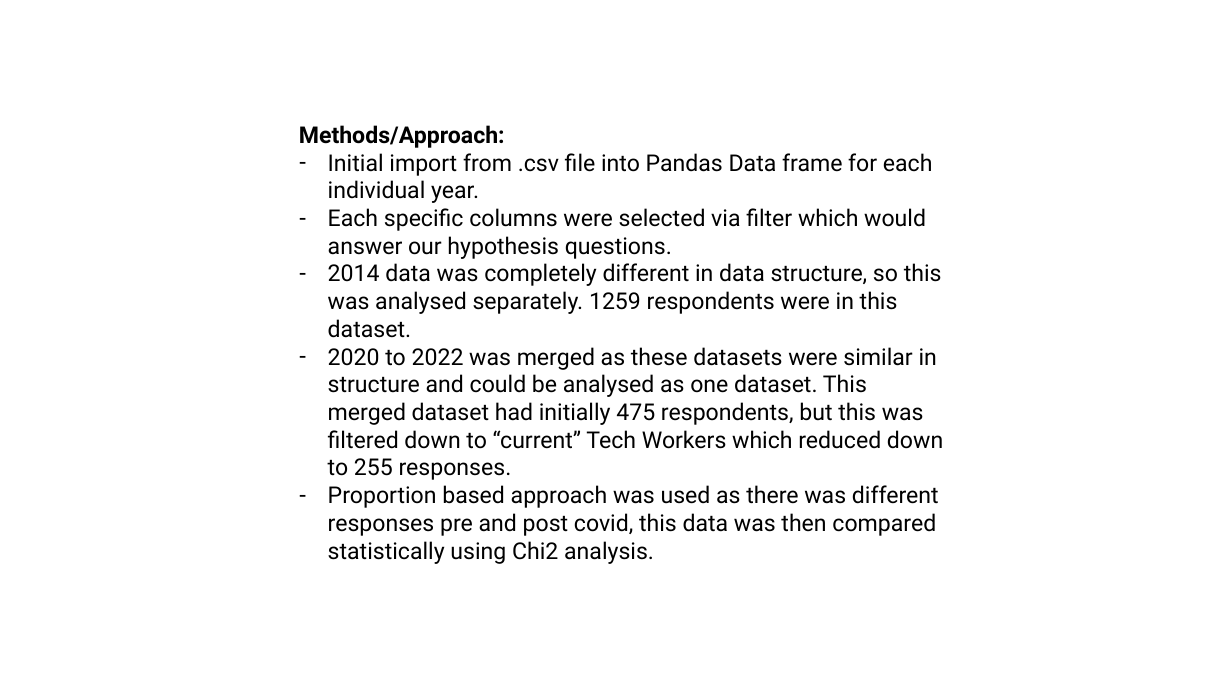
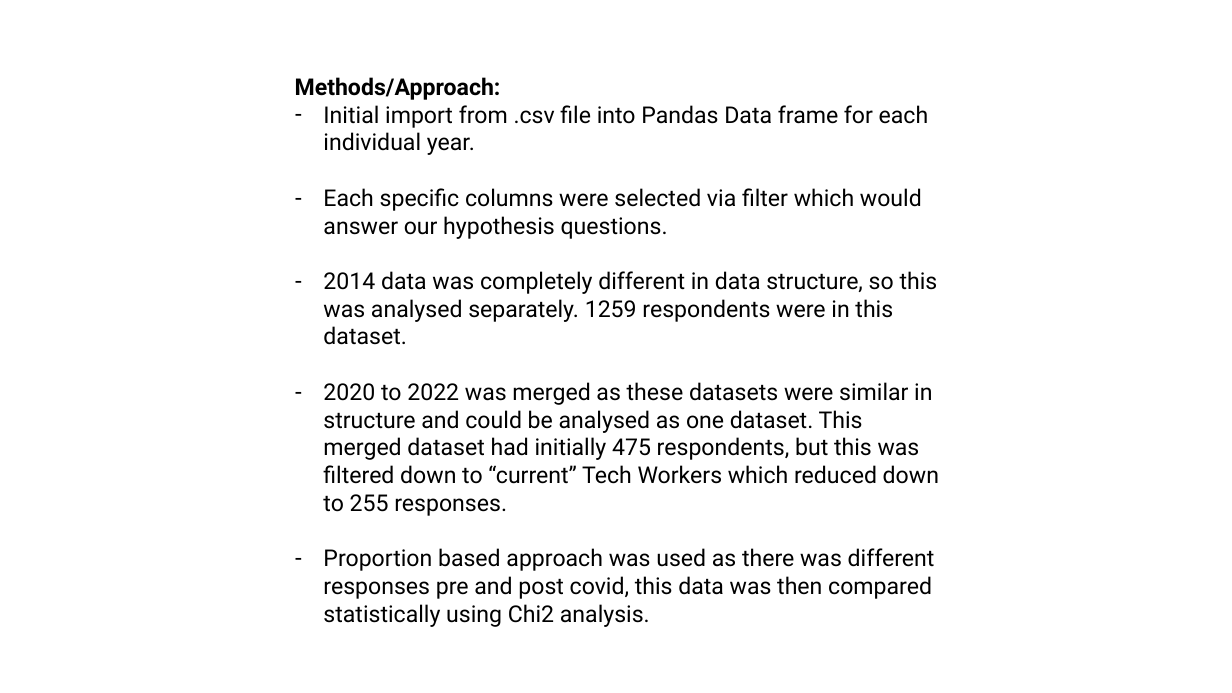
Before and after one commit to K-G-Witt/project1-team4, a slide deck: slide 3 of Final Presentation.pptx. Drawn at 1232x693 pixels with LibreOffice and Linux fonts; fonts in the diff are those of the drawing. Boxes give left, top, right and bottom in pixels: in the first picture for what was removed or moved away, otherwise in the second. Text is boxed around its words. In the diff, an @@ line names an element or a change of style, - is before the commit and + after.

```diff
--- a/Final Presentation.pptx
+++ b/Final Presentation.pptx
@@ text "Methods/Approach:" rewrapped from (299,125,943,564) to (295,77,939,627) @@
```
Also in this commit, not shown: 3 other slides changed.
